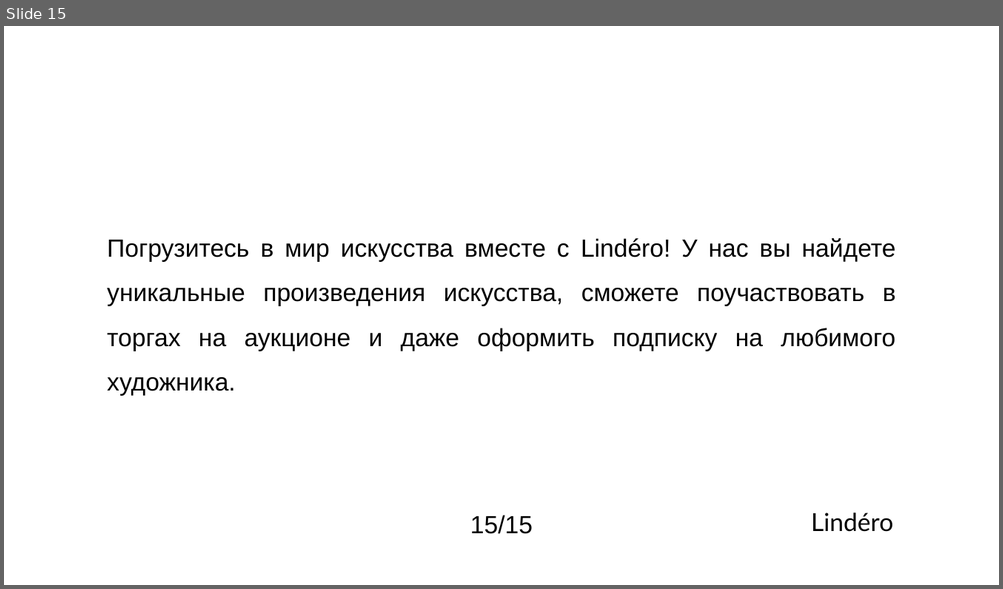
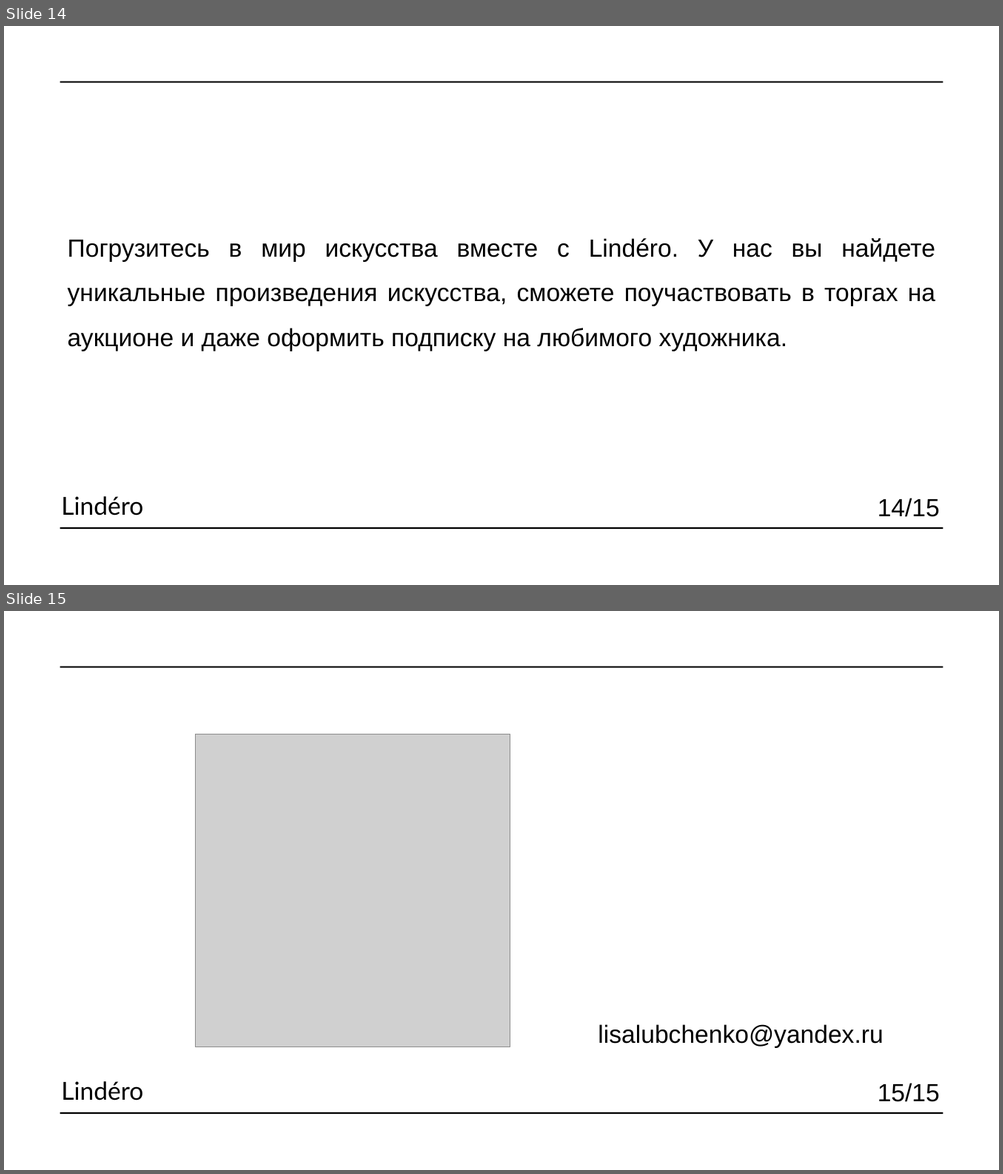
Before and after one commit to raiden-20/online_gallery, a slide deck: Документация/Презентация/Презентация.pptx. Shown one above the other, each under a label of ours: slide 15 before the commit, slides 14 and 15 after it. The pictures are 1003x589 and 1003x1174 pixels, drawn with LibreOffice and Linux fonts; fonts in the diff are those of the drawing; grey boxes stand for pictures. Boxes give left, top, right and bottom in pixels: in the first picture for what was removed or moved away, otherwise in the second. Text is boxed around its words. In the diff, an @@ line names an element or a change of style, - is before the commit and + after.

```diff
--- a/Документация/Презентация/Презентация.pptx
+++ b/Документация/Презентация/Презентация.pptx
@@ slide 15 added at [4, 611, 999, 1170], background #FFFFFF @@
@@ line added from (60, 667) to (942, 667), #000000 1.5 pt @@
@@ picture added at [196, 734, 511, 1047] @@
@@ text added at [597, 1025, 882, 1048], 24 pt, text #000000 @@
+lisalubchenko@yandex.ru
@@ text added at [61, 1082, 143, 1101], 24 pt, text #000000 @@
+Lindéro
@@ text added at [877, 1083, 939, 1102], 24 pt, text #000000 @@
+15/15
@@ line added from (60, 1114) to (942, 1114), #000000 1.5 pt @@
@@ what was slide 15 is now slide 14 @@
@@ slide 14 changed as well @@
@@ line added from (60, 82) to (942, 82), #000000 1.5 pt @@
@@ text at [68, 238, 935, 352]: text changed @@
-Погрузитесь в мир искусства вместе с Lindéro! У нас вы найдете уникальные произведения искусства, сможете поучаствовать в торгах на аукционе и даже оформить подписку на любимого художника.
+Погрузитесь в мир искусства вместе с Lindéro. У нас вы найдете уникальные произведения искусства, сможете поучаствовать в торгах на аукционе и даже оформить подписку на любимого художника.
@@ text "Lindéro": place and size @@
-text "Lindéro" at [811, 513, 893, 532]
+text "Lindéro" at [61, 497, 143, 516]
@@ text added at [877, 498, 939, 517], 24 pt, text #000000 @@
+14/15
@@ line added from (60, 529) to (942, 529), #000000 1.5 pt @@
@@ text removed at [470, 515, 532, 534] @@
-15/15
```
Also in this commit, not shown: 12 other slides changed, 1 other slide added, 2 slides removed, 1 other file.
